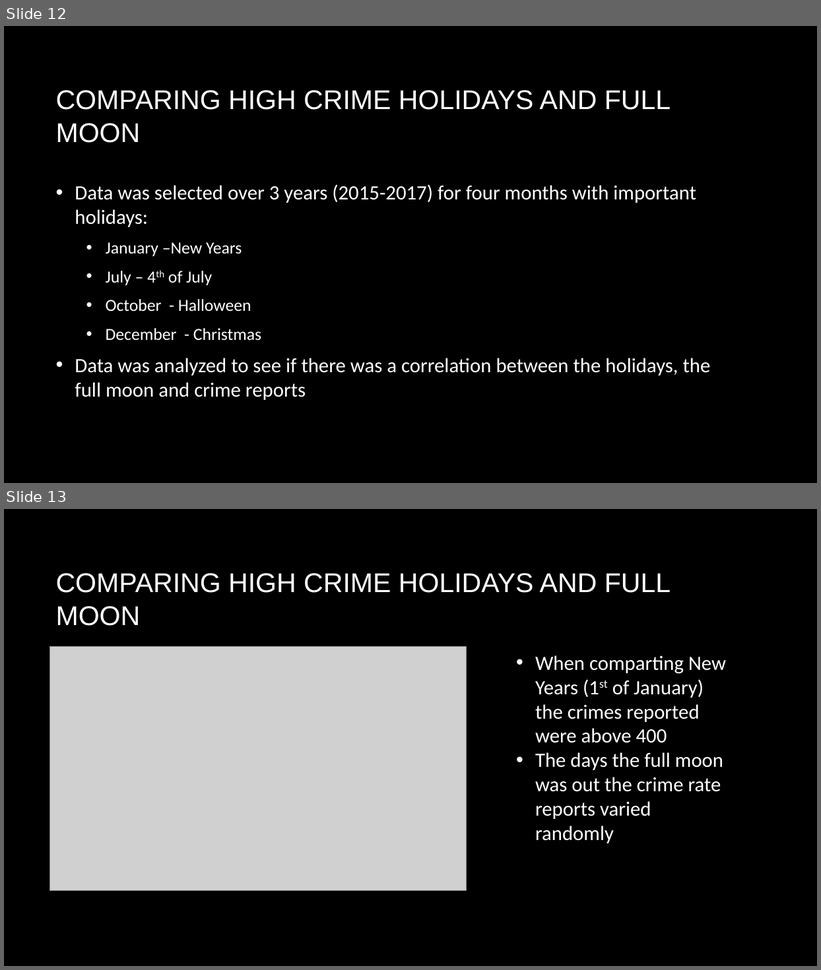
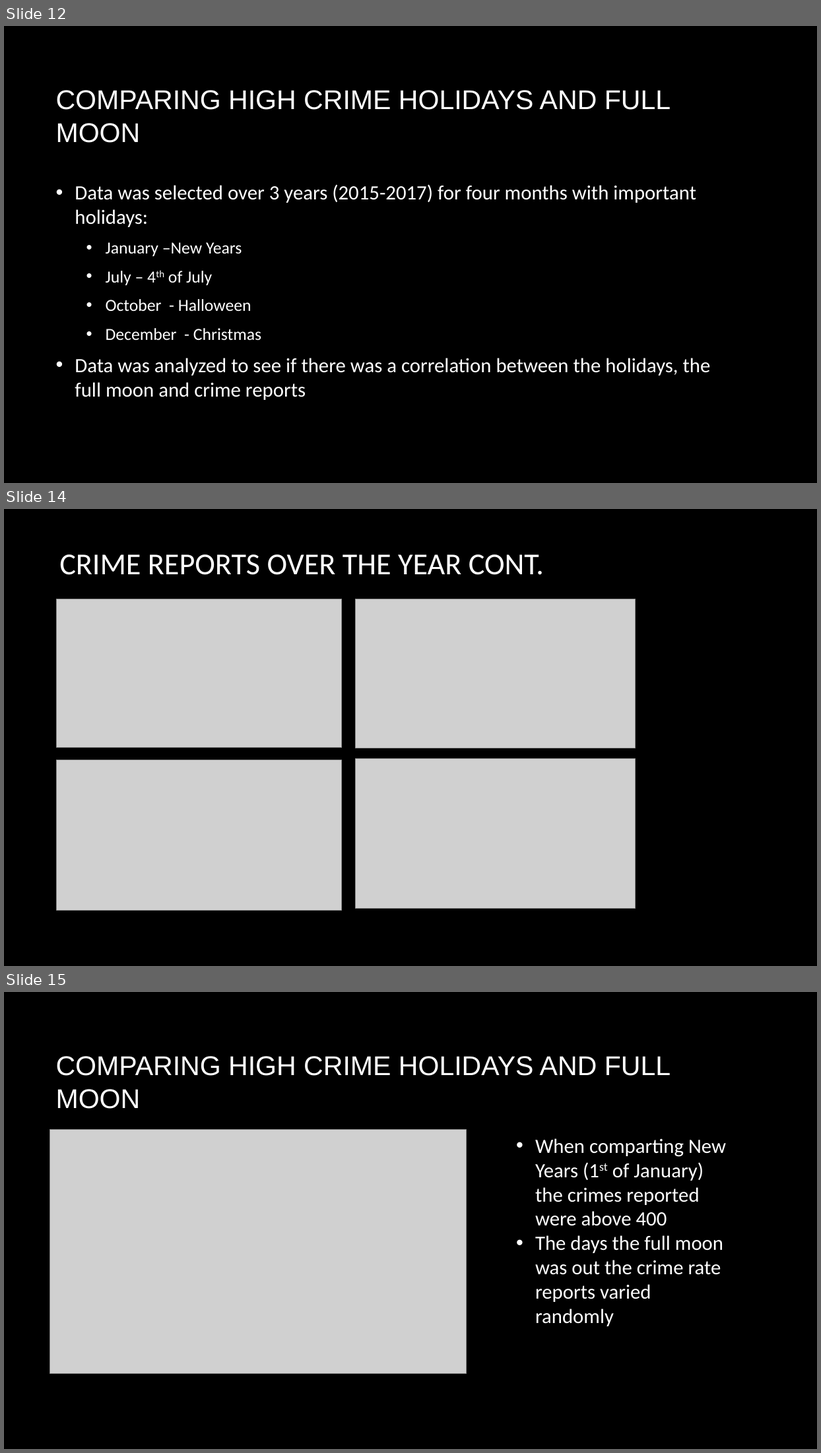
Before and after one commit to flashforward89/Project-1, a slide deck: Master Folder/Lunar Phase Influence On Crime in Austin Texas (3).pptx. Shown one above the other, each under a label of ours: slides 12 and 13 before the commit, slides 12, 14 and 15 after it; the slides between them are not shown. The pictures are 821x970 and 821x1453 pixels, drawn with LibreOffice and Linux fonts; fonts in the diff are those of the drawing; grey boxes stand for pictures; background and template pictures are left out. Boxes give left, top, right and bottom in pixels: in the first picture for what was removed or moved away, otherwise in the second. Text is boxed around its words. In the diff, an @@ line names an element or a change of style, - is before the commit and + after.

```diff
--- a/Master Folder/Lunar Phase Influence On Crime in Austin Texas (3).pptx
+++ b/Master Folder/Lunar Phase Influence On Crime in Austin Texas (3).pptx
@@ slide 14 added at <box>4,509,817,966</box>, background picture (left out) @@
@@ title added at <box>59,555,544,575</box>, 36 pt, text #FFFFFF @@
+CRIME REPORTS OVER THE YEAR CONT.
@@ picture added at <box>56,599,342,748</box> @@
@@ picture added at <box>356,599,636,749</box> @@
@@ picture added at <box>56,760,342,910</box> @@
@@ picture added at <box>356,759,636,909</box> @@
@@ what was slide 13 is now slide 15 @@
```
Also in this commit, not shown: 1 other slide added, 1 other file.
